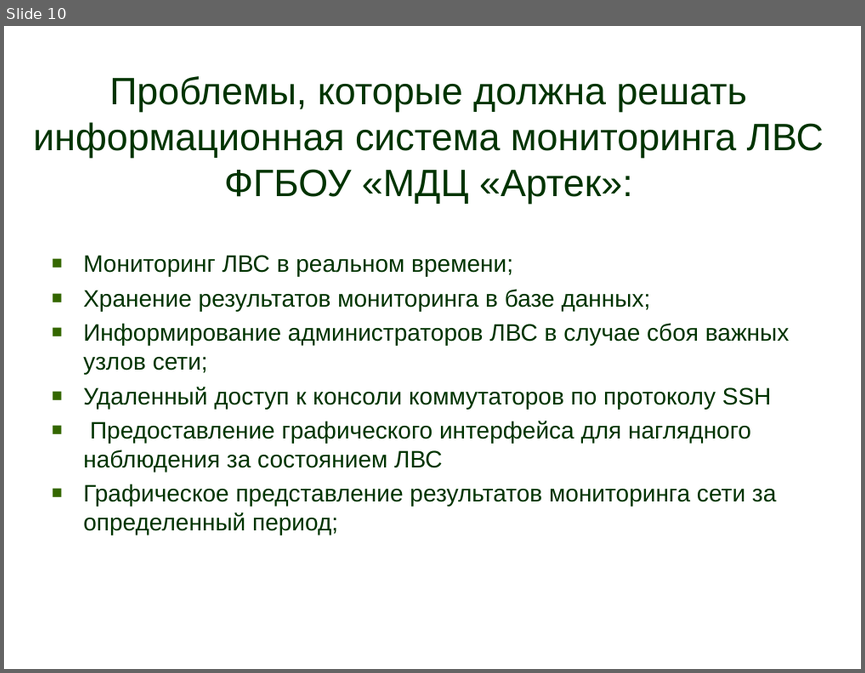
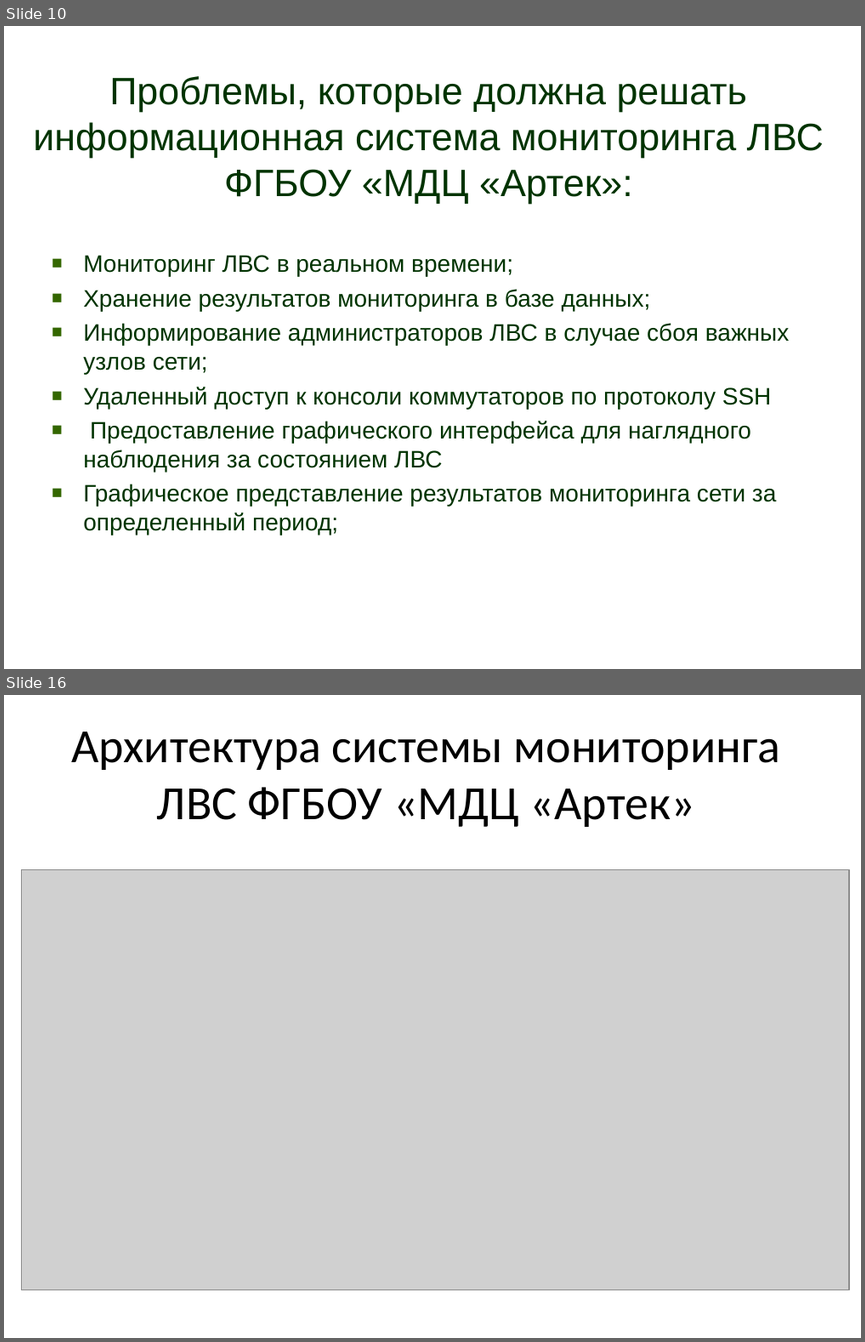
Before and after one commit to denis6705/diplom, a slide deck: Презентация.pptx. Shown one above the other, each under a label of ours: slide 10 before the commit, slides 10 and 16 after it; the slides between them are not shown. The pictures are 865x673 and 865x1342 pixels, drawn with LibreOffice and Linux fonts; fonts in the diff are those of the drawing; grey boxes stand for pictures. Boxes give left, top, right and bottom in pixels: in the first picture for what was removed or moved away, otherwise in the second. Text is boxed around its words. In the diff, an @@ line names an element or a change of style, - is before the commit and + after.

```diff
--- a/Презентация.pptx
+++ b/Презентация.pptx
@@ slide 16 added at [4, 695, 861, 1338], background #FFFFFF @@
@@ text added at [71, 732, 781, 827], 40 pt, text #000000 @@
+Архитектура системы мониторинга
+ЛВС ФГБОУ «МДЦ «Артек»
@@ picture added at [22, 870, 850, 1291] @@
```
Also in this commit, not shown: 6 slides changed, 5 other slides added, 1 slide removed, 4 other files.
